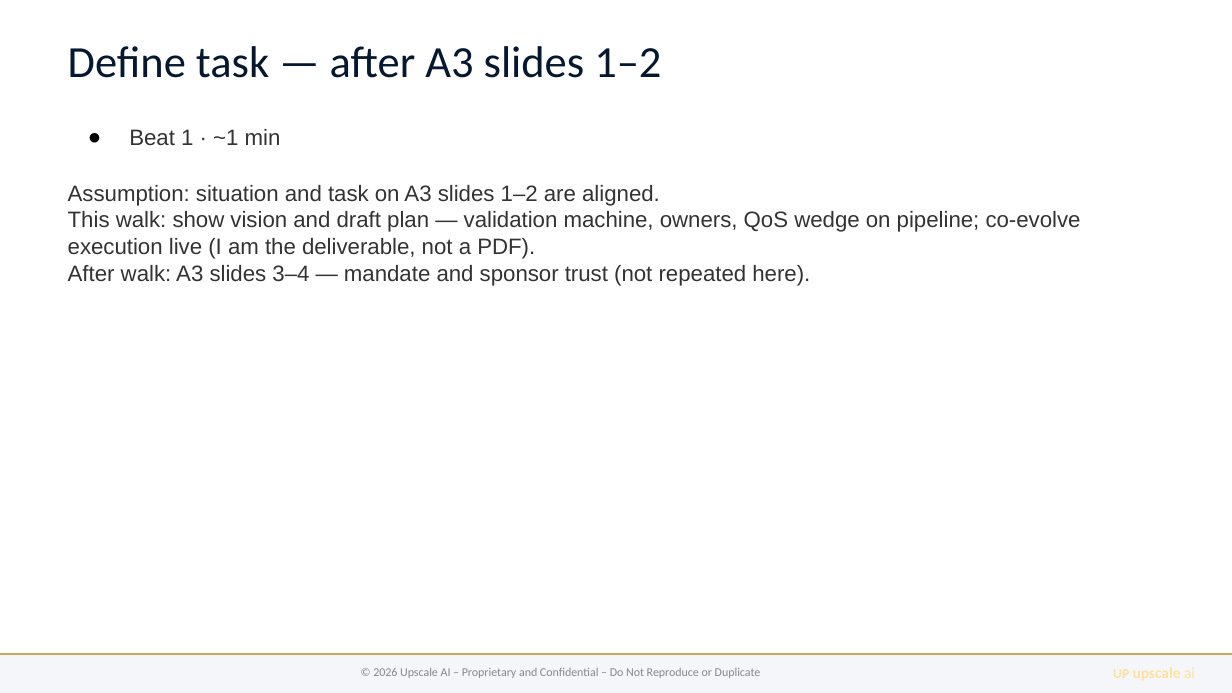
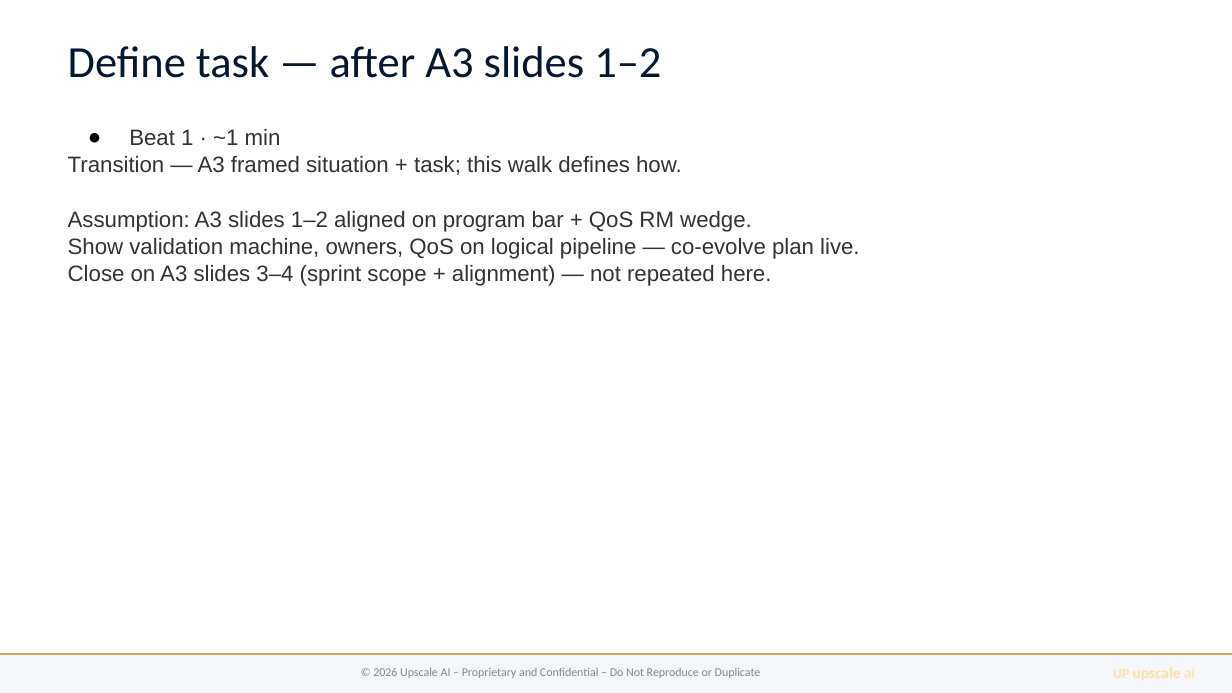
Before and after one commit to upscale-ai-network/agent-template, a slide deck: slide 2 of dt100/manager-arch-vision-b6.pptx. Drawn at 1232x693 pixels with LibreOffice and Linux fonts; fonts in the diff are those of the drawing. Boxes give left, top, right and bottom in pixels: in the first picture for what was removed or moved away, otherwise in the second. Text is boxed around its words. In the diff, an @@ line names an element or a change of style, - is before the commit and + after.

```diff
--- a/dt100/manager-arch-vision-b6.pptx
+++ b/dt100/manager-arch-vision-b6.pptx
@@ text at bbox=[68, 156, 859, 286]: text changed @@
-Assumption: situation and task on A3 slides 1–2 are aligned.
-This walk: show vision and draft plan — validation machine, owners, QoS wedge on pipeline; co-evolve execution live (I am the deliverable, not a PDF).
-After walk: A3 slides 3–4 — mandate and sponsor trust (not repeated here).
+Transition — A3 framed situation + task; this walk defines how.
+Assumption: A3 slides 1–2 aligned on program bar + QoS RM wedge.
+Show validation machine, owners, QoS on logical pipeline — co-evolve plan live.
+Close on A3 slides 3–4 (sprint scope + alignment) — not repeated here.
```
Also in this commit, not shown: 8 other slides changed, 12 other files.
